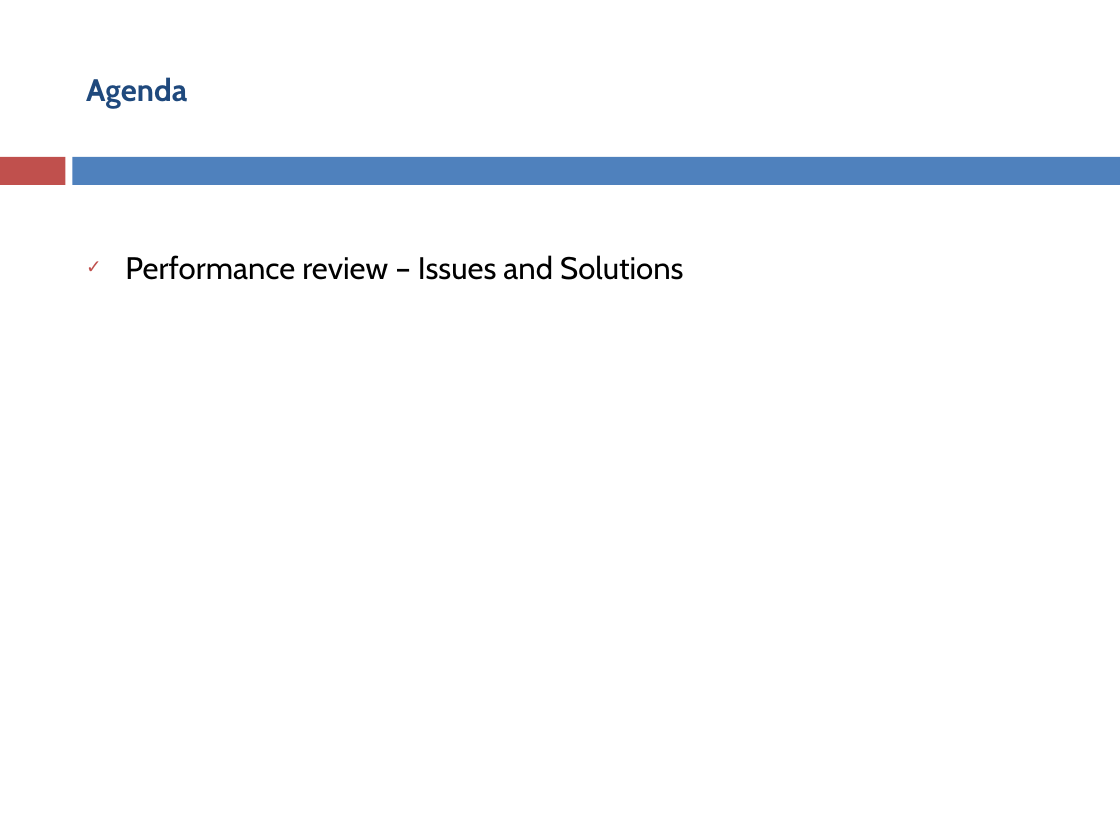
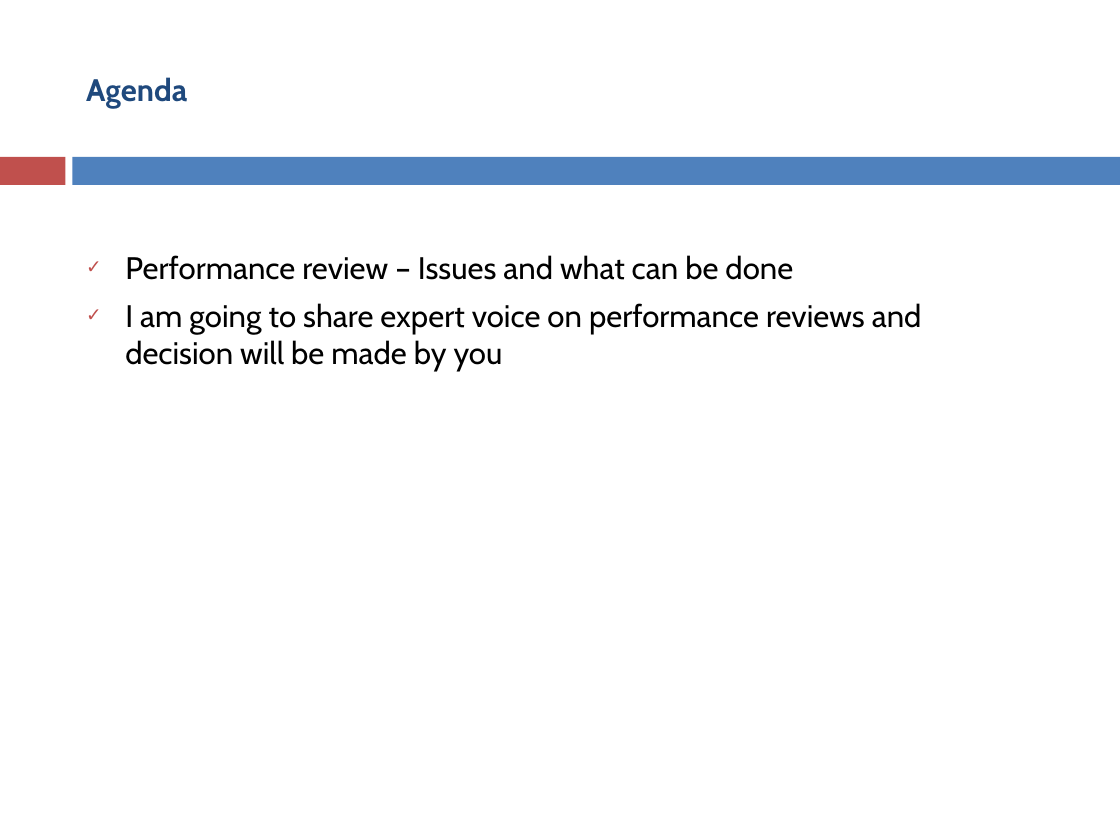
Before and after one commit to asakala/notes, a slide deck: slide 2 of Prokarma/Performance Appraisals.pptx. Drawn at 1120x840 pixels with LibreOffice and Linux fonts; fonts in the diff are those of the drawing. Boxes give left, top, right and bottom in pixels: in the first picture for what was removed or moved away, otherwise in the second. Text is boxed around its words. In the diff, an @@ line names an element or a change of style, - is before the commit and + after.

```diff
--- a/Prokarma/Performance Appraisals.pptx
+++ b/Prokarma/Performance Appraisals.pptx
@@ text at bbox=[125, 255, 922, 372]: text changed @@
-✓ Performance review – Issues and Solutions
+✓ Performance review – Issues and what can be done
+✓ I am going to share expert voice on performance reviews and decision will be made by you
```
Also in this commit, not shown: 4 other slides changed, 4 other files.
